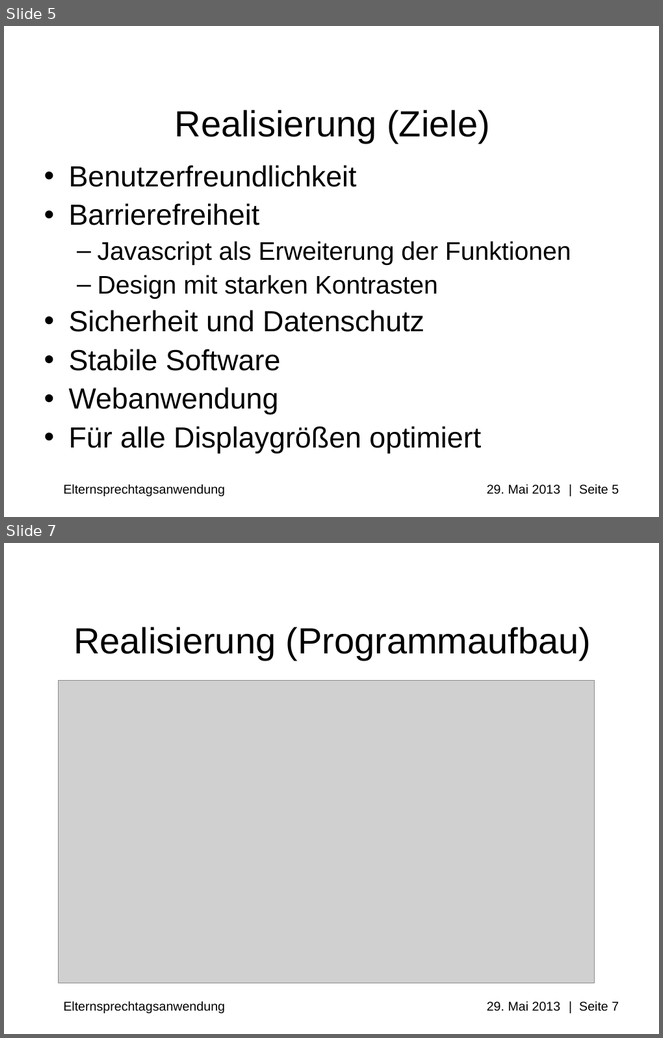
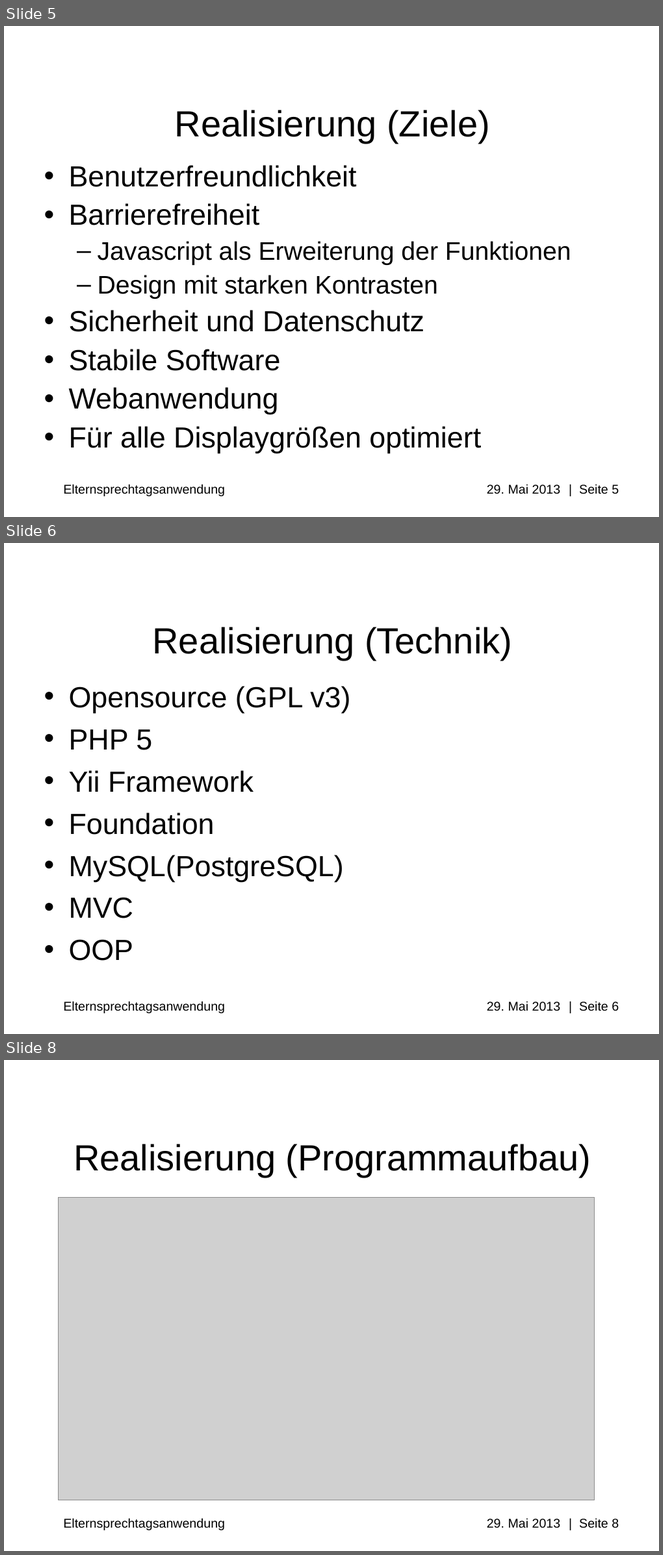
Before and after one commit to Professi/esta, a slide deck: docs/Praesentation/Elternsprechtagsanwendung(ESTA).ppt. Shown one above the other, each under a label of ours: slides 5 and 7 before the commit, slides 5, 6 and 8 after it; the slides between them are not shown. The pictures are 663x1038 and 663x1555 pixels, drawn with LibreOffice and Linux fonts; fonts in the diff are those of the drawing; grey boxes stand for pictures; background and template pictures are left out. Boxes give left, top, right and bottom in pixels: in the first picture for what was removed or moved away, otherwise in the second. Text is boxed around its words. In the diff, an @@ line names an element or a change of style, - is before the commit and + after.

```diff
--- a/docs/Praesentation/Elternsprechtagsanwendung(ESTA).ppt
+++ b/docs/Praesentation/Elternsprechtagsanwendung(ESTA).ppt
@@ slide 6 added at (x1=4, y1=543, x2=659, y2=1034), background #FFFFFF; not listed: 1 template element that a slide beside it also shows @@
@@ title added at (x1=153, y1=627, x2=512, y2=659), 40 pt, text #000000 @@
+Realisierung (Technik)
@@ text added at (x1=69, y1=686, x2=350, y2=961), 32 pt, text #000000 @@
+• Opensource (GPL v3)
+• PHP 5
+• Yii Framework
+• Foundation
+• MySQL(PostgreSQL)
+• MVC
+• OOP
@@ what was slide 7 is now slide 8 @@
@@ text at (x1=63, y1=1518, x2=619, y2=1531): text changed @@
-Elternsprechtagsanwendung 29. Mai 2013 | Seite 7
+Elternsprechtagsanwendung 29. Mai 2013 | Seite 8
```
Also in this commit, not shown: 2 slides changed, 7 other files.
